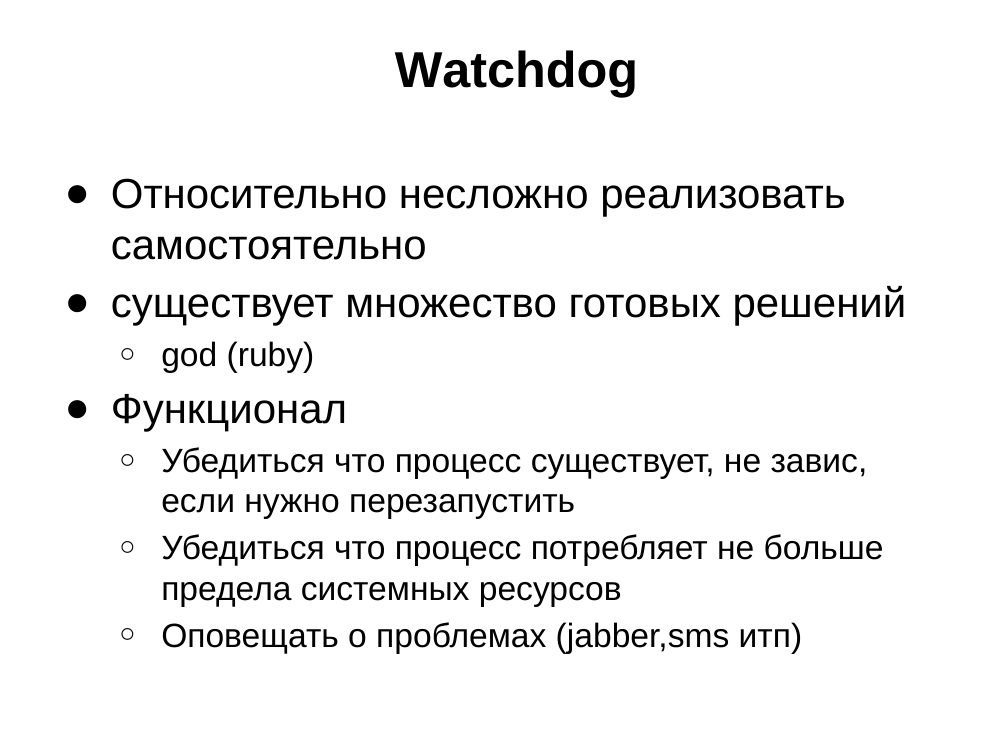
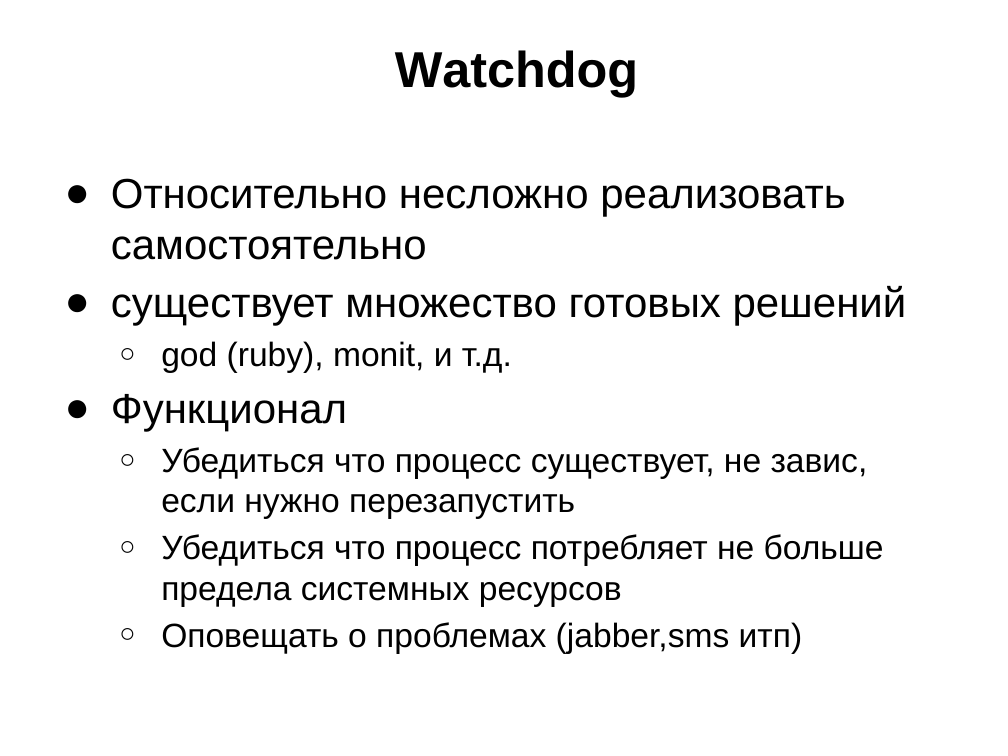
Before and after one commit to schadov/241m-lectures, a slide deck: slide 13 of Lecture-Server.pptx. Drawn at 1008x756 pixels with LibreOffice and Linux fonts; fonts in the diff are those of the drawing. Boxes give left, top, right and bottom in pixels: in the first picture for what was removed or moved away, otherwise in the second. Text is boxed around its words. In the diff, an @@ line names an element or a change of style, - is before the commit and + after.

```diff
--- a/Lecture-Server.pptx
+++ b/Lecture-Server.pptx
@@ text at box(161, 341, 512, 373): text changed @@
-  ○ god (ruby)
+  ○ god (ruby), monit, и т.д.
```
Also in this commit, not shown: 11 other slides changed, 9 slides added.
